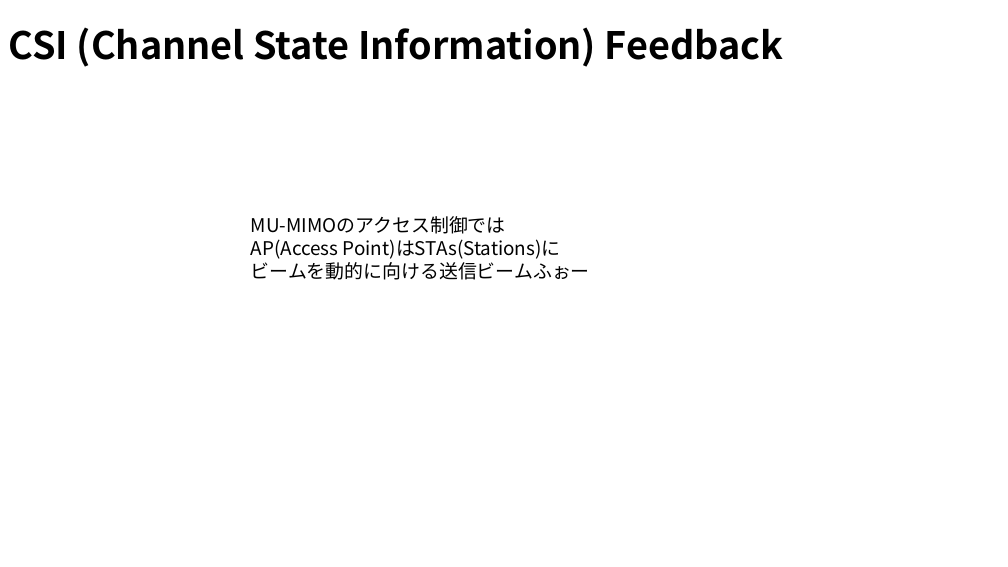
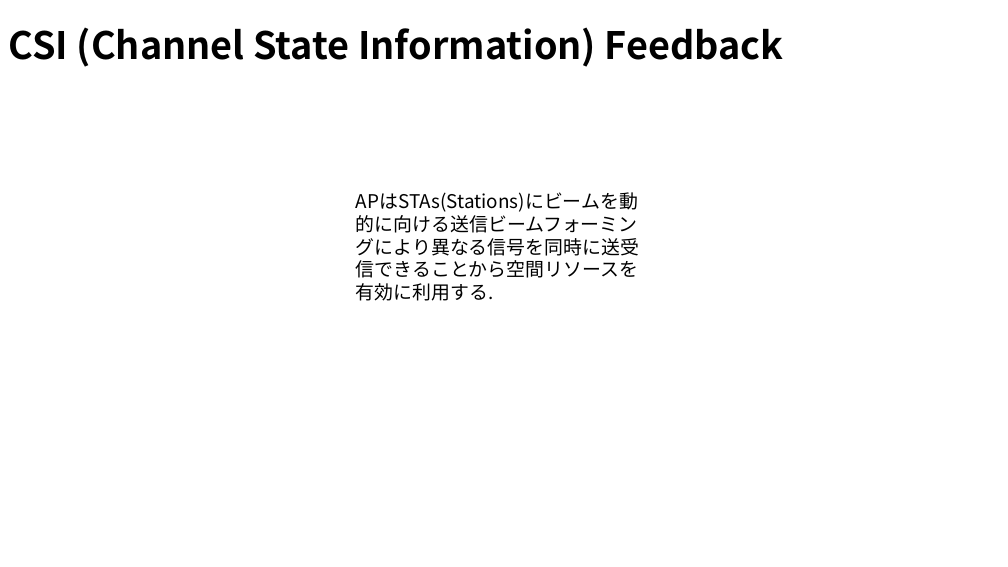
Before and after one commit to ryoww/seminar, a slide deck: slide 6 of MIMO/MU-MIMO.pptx. Drawn at 1008x567 pixels with LibreOffice and Linux fonts; fonts in the diff are those of the drawing. Boxes give left, top, right and bottom in pixels: in the first picture for what was removed or moved away, otherwise in the second. Text is boxed around its words. In the diff, an @@ line names an element or a change of style, - is before the commit and + after.

```diff
--- a/MIMO/MU-MIMO.pptx
+++ b/MIMO/MU-MIMO.pptx
@@ text at [356,192,639,301]: text changed @@
-MU-MIMOのアクセス制御ではAP(Access Point)はSTAs(Stations)にビームを動的に向ける送信ビームふぉー
+APはSTAs(Stations)にビームを動的に向ける送信ビームフォーミングにより異なる信号を同時に送受信できることから空間リソースを有効に利用する.
```
Also in this commit, not shown: 3 other slides changed, 1 slide added, 2 other files.
